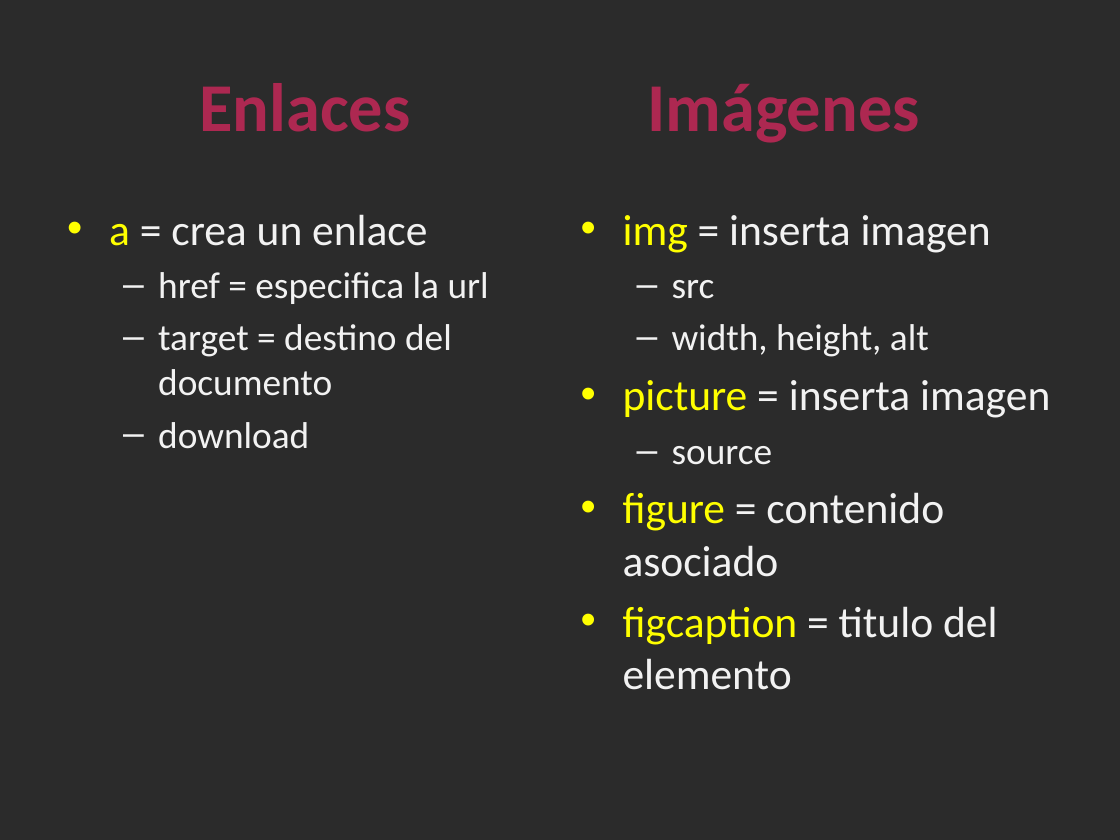
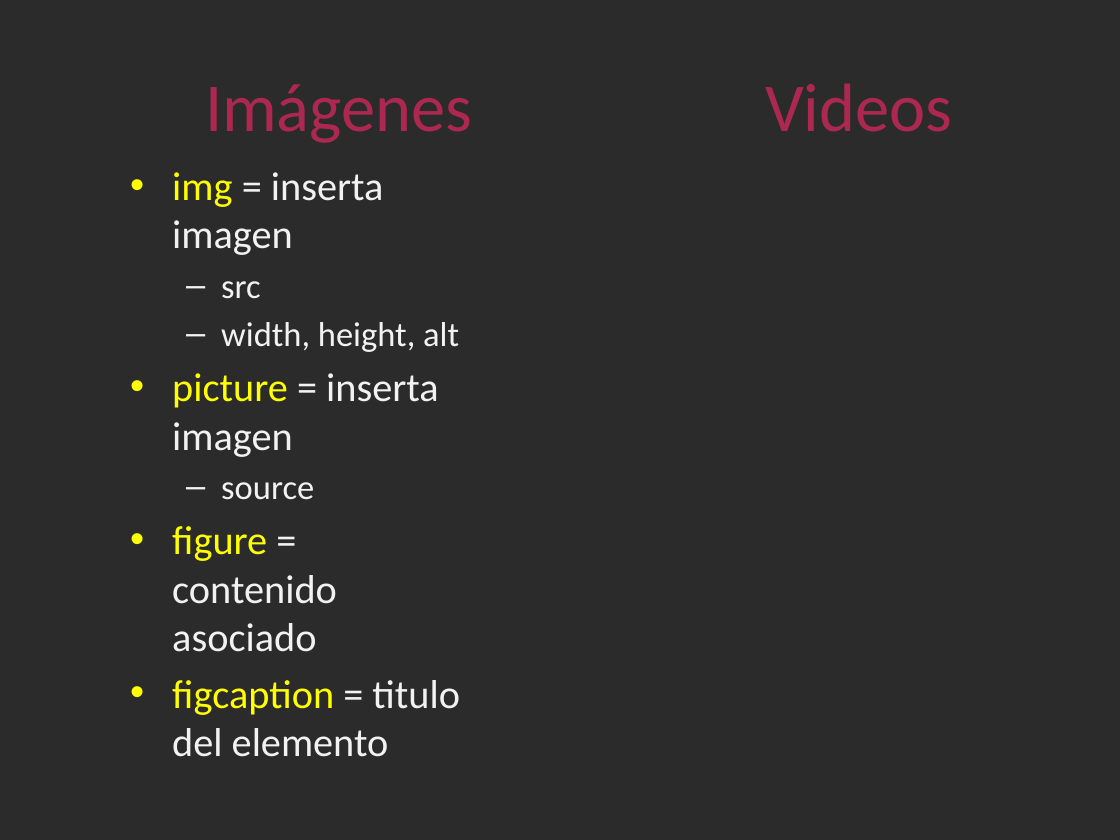
Before and after one commit to GEFullStackWeb/Sesiones, a slide deck: slide 2 of Sesion_2/Clase2_HTML.pptx (slide 6 before the commit). Drawn at 1120x840 pixels with LibreOffice and Linux fonts; fonts in the diff are those of the drawing; background and template pictures are left out; a plain dark background stands for a picture behind light text. Boxes give left, top, right and bottom in pixels: in the first picture for what was removed or moved away, otherwise in the second. Text is boxed around its words. In the diff, an @@ line names an element or a change of style, - is before the commit and + after.

Commit message:
documentos

```diff
--- a/Sesion_2/Clase2_HTML.pptx
+++ b/Sesion_2/Clase2_HTML.pptx
@@ title at bbox=[205, 83, 952, 143]: text changed; bold off @@
-Enlaces Imágenes
+Imágenes Videos
@@ text "img = inserta imagen": place and size @@
-text "img = inserta imagen" at bbox=[623, 215, 1050, 690]
+text "img = inserta imagen" at bbox=[172, 172, 460, 757]
@@ text "img = inserta imagen" at bbox=[172, 172, 460, 757]: size 28 to 25.9 pt in "img = inserta imagen", "picture = inserta imagen", "figure = contenido asociado", "figcaption = titulo del elemento"; size 24 to 22.2 pt in "src", "width, height, alt", "source" @@
@@ text removed at bbox=[109, 214, 489, 449] @@
-• a = crea un enlace
-  – href = especifica la url
-  – target = destino del documento
-  – download
```
Also in this commit, not shown: 1 other slide changed, 5 slides added, 5 slides removed.
